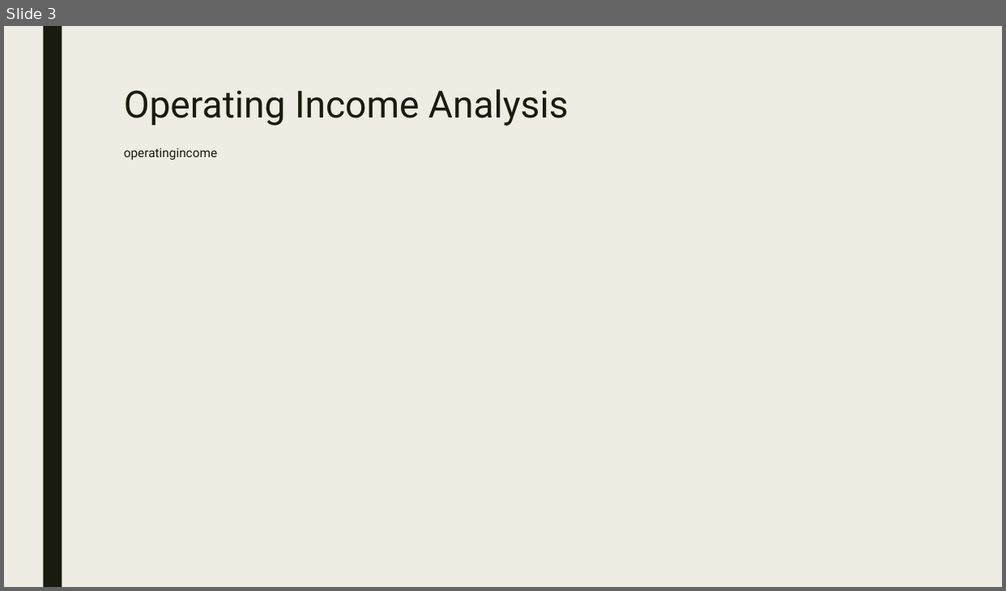
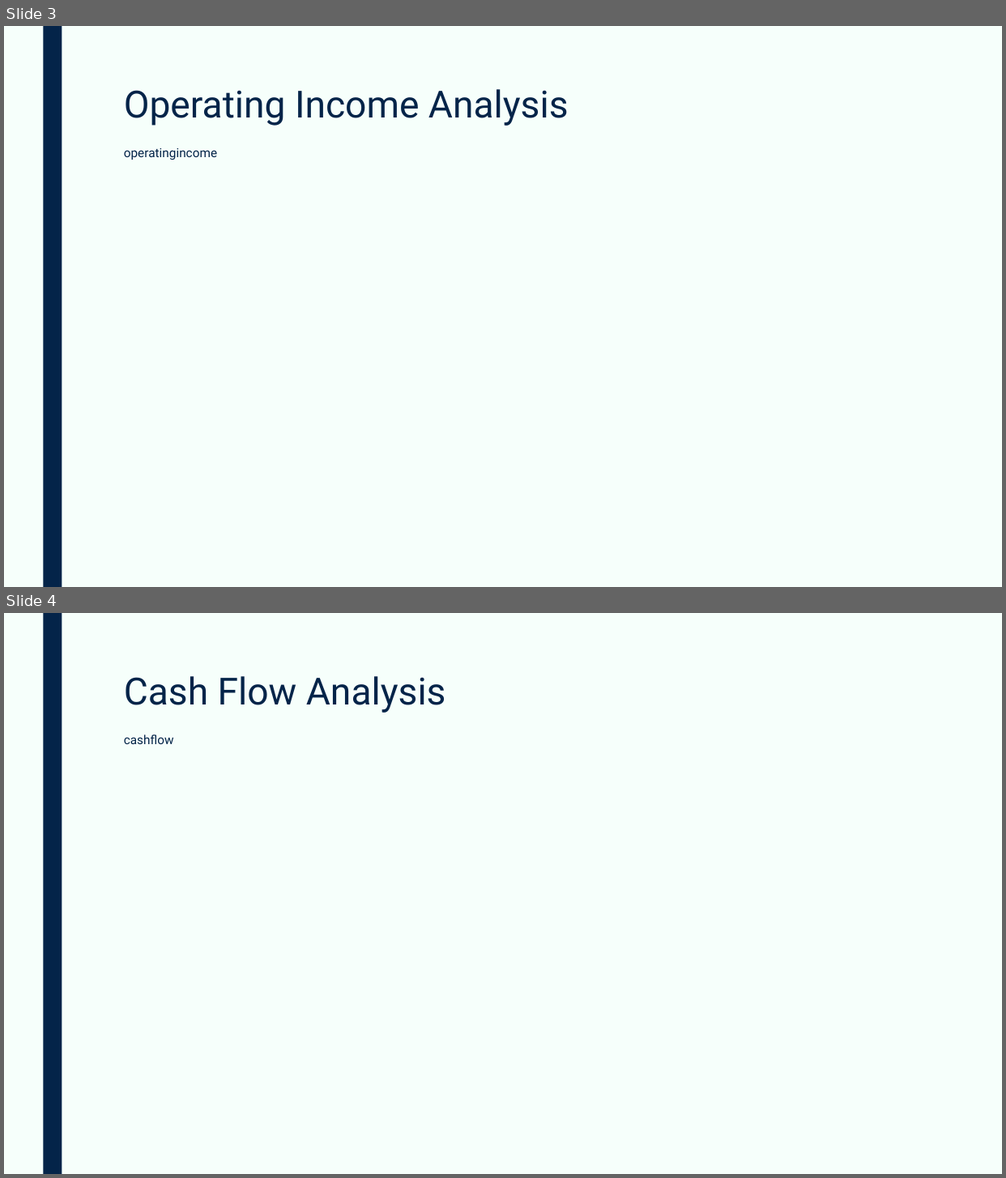
Before and after one commit to devangovind/AMUCLDISS, a slide deck: fastapi-backend/pres/template.pptx. Shown one above the other, each under a label of ours: slide 3 before the commit, slides 3 and 4 after it. The pictures are 1006x591 and 1006x1178 pixels, drawn with LibreOffice and Linux fonts; fonts in the diff are those of the drawing. Boxes give left, top, right and bottom in pixels: in the first picture for what was removed or moved away, otherwise in the second. Text is boxed around its words. In the diff, an @@ line names an element or a change of style, - is before the commit and + after.

```diff
--- a/fastapi-backend/pres/template.pptx
+++ b/fastapi-backend/pres/template.pptx
@@ slide 4 added at [4, 613, 1002, 1174], background #F6FFFB; not listed: 1 template element that a slide beside it also shows @@
@@ title added at [124, 676, 446, 713], 36 pt, text #042449 @@
+Cash Flow Analysis
@@ text added at [124, 735, 174, 744], 12 pt, text #042449 @@
+cashflow
@@ slide 3 changed as well @@
@@ background #EFEDE3 to #F6FFFB @@
@@ rectangle at [43, 26, 62, 587]: fill #191B0E to #042449 @@
@@ title "Operating Income Analysis" at [124, 89, 569, 126]: text colour #191B0E to #042449 @@
@@ text "operatingincome" at [124, 148, 217, 160]: text colour #191B0E to #042449 @@
```
Also in this commit, not shown: 3 other slides changed, 1 other slide added, 6 other files.
